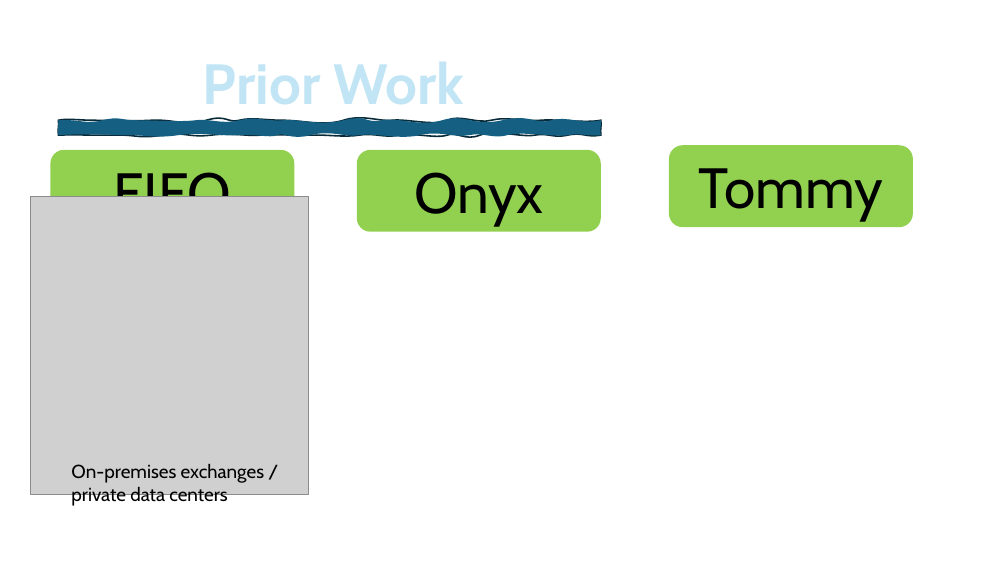
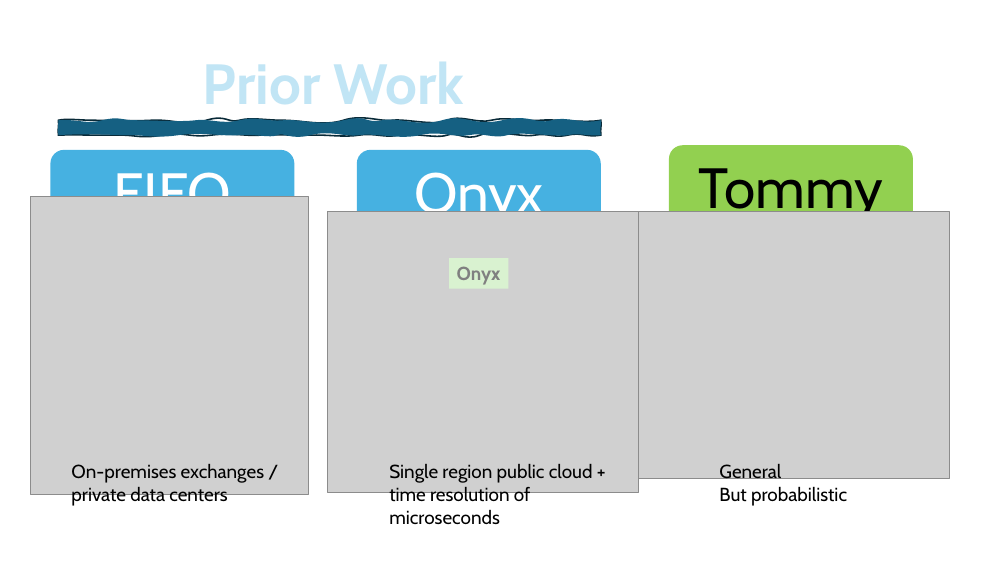
Before and after one commit to HaseebLUMS/Onyx-Presentation, a slide deck: slide 18 of tommy_hotnets_v2.pptx. Drawn at 1008x567 pixels with LibreOffice and Linux fonts; fonts in the diff are those of the drawing; grey boxes stand for pictures. Boxes give left, top, right and bottom in pixels: in the first picture for what was removed or moved away, otherwise in the second. Text is boxed around its words. In the diff, an @@ line names an element or a change of style, - is before the commit and + after.

```diff
--- a/tommy_hotnets_v2.pptx
+++ b/tommy_hotnets_v2.pptx
@@ rounded rectangle "FIFO" at [51, 150, 295, 231]: text colour #000000 to #FFFFFF; fill #92D050 to #46B1E1 @@
@@ rounded rectangle "Onyx" at [357, 150, 601, 231]: text colour #000000 to #FFFFFF; fill #92D050 to #46B1E1 @@
@@ picture added at [327, 212, 638, 492] @@
@@ picture added at [638, 212, 949, 479] @@
@@ rectangle added at [449, 258, 508, 288], fill #D9F2D0, 18 pt, text #808080, bold @@
+Onyx
@@ text added at [389, 464, 593, 524], 18 pt, text #000000 @@
+Single region public cloud +
+time resolution of microseconds
@@ text added at [719, 464, 847, 506], 18 pt, text #000000 @@
+General
+But probabilistic
```
Also in this commit, not shown: 8 other slides changed, 7 slides added, 15 slides removed.
